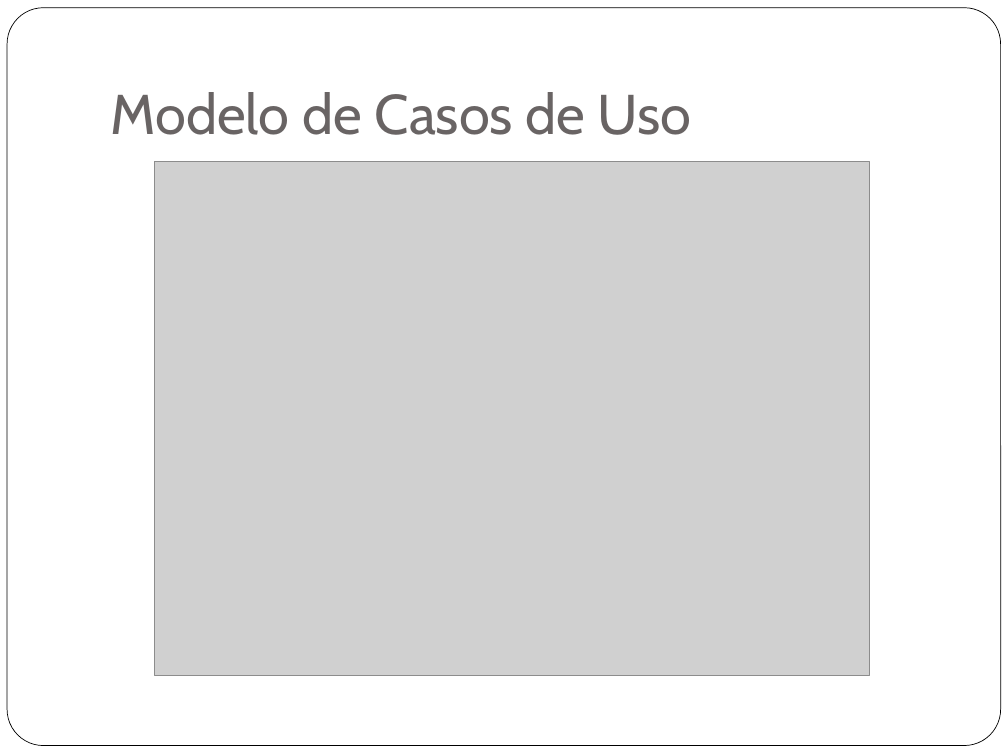
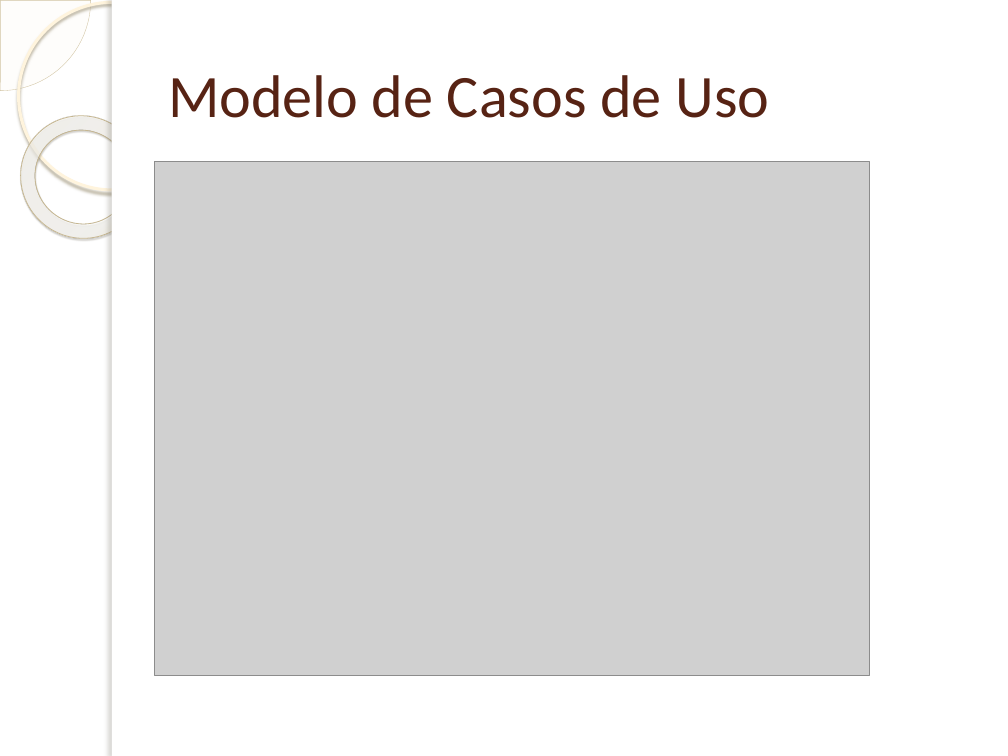
Before and after one commit to tonporaqui/DocProyecto, a slide deck: slide 7 of Proyecto SIAF.pptx (slide 6 before the commit). Drawn at 1008x756 pixels with LibreOffice and Linux fonts; fonts in the diff are those of the drawing; grey boxes stand for pictures; background and template pictures are left out. Boxes give left, top, right and bottom in pixels: in the first picture for what was removed or moved away, otherwise in the second. Text is boxed around its words. In the diff, an @@ line names an element or a change of style, - is before the commit and + after.

```diff
--- a/Proyecto SIAF.pptx
+++ b/Proyecto SIAF.pptx
@@ pie slice (boxed as its full ellipse) added at box(0, 0, 91, 91), fill #FEFAF4 at 33% opacity, outline #D3C39F 0.25 pt @@
@@ rounded rectangle removed at box(7, 8, 1001, 746) @@
@@ ellipse added at box(18, 2, 206, 190), outline #FFF5DE 2.15 pt @@
@@ rectangle added at box(112, 0, 1008, 756), fill #FFFFFF @@
@@ rectangle added at box(112, 0, 120, 756), fill #FFFFFF @@
@@ title "Modelo de Casos de Uso": place and size @@
-title "Modelo de Casos de Uso" at box(111, 92, 692, 135)
+title "Modelo de Casos de Uso" at box(168, 75, 769, 118)
@@ title "Modelo de Casos de Uso" at box(168, 75, 769, 118): size 40 to 43 pt, font Cabin to Calibri, text colour #696464 to #572314; vertical alignment bottom to middle @@
@@ donut added at box(0, 91, 169, 263), fill gradient #FFFCF6 to #FFFEFB to #F0D28E, outline #C7B893 0.58 pt @@
```
Also in this commit, not shown: 4 other slides changed, 8 slides added, 2 slides removed, 1 other file.
